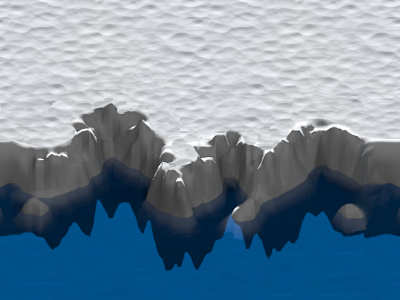
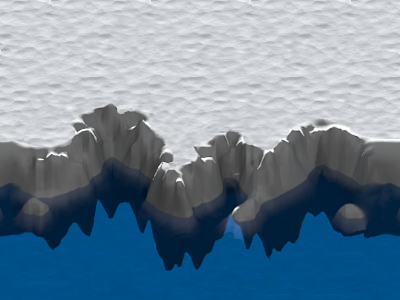
Revision of a layered 400×300 image; what changed, layer by layer:
painted on "snow_water_south_0001.png copy" over (x1=0, y1=0, x2=400, y2=176)
